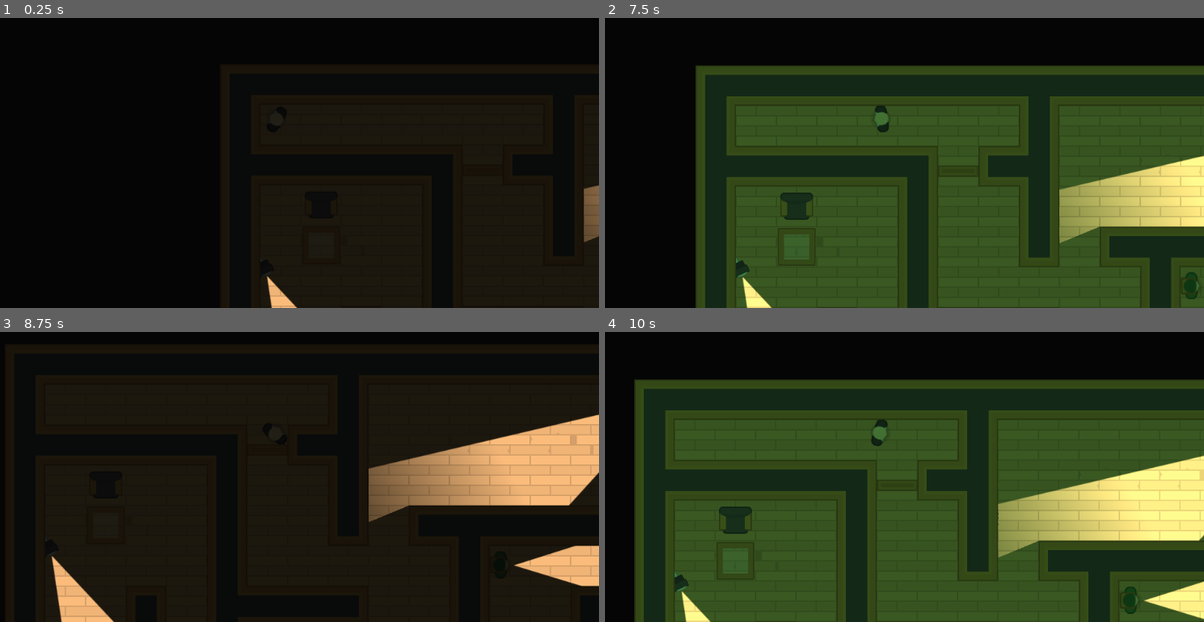
Above: before the commit, frames 1-4 (two rows, left to right).
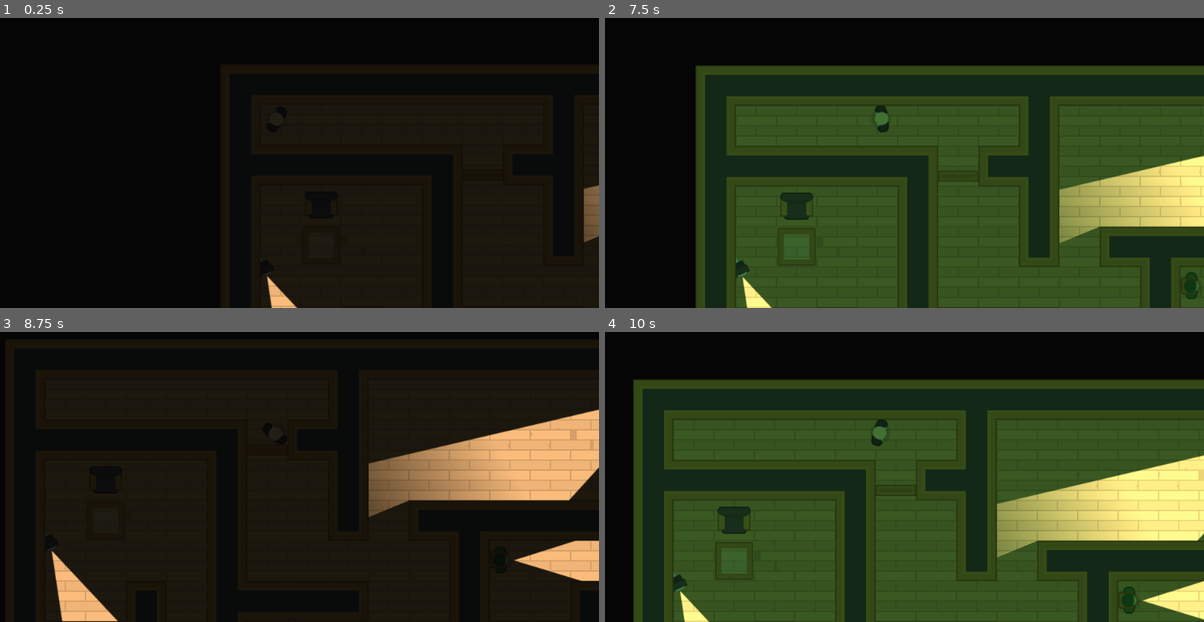
Above: after the commit, the same moments.

Repository: bruhify32/SpyTheGame
Game: Godot game, scene res://Levels/Level1.tscn
The game is run twice, just before and just after one commit, with the same random seed, the same clock (stepped at 60 frames per second) and the same inputs. This scene is started directly instead of the project's main scene.
Inputs (mouse positions are in pixels of both pictures, inside the frame that each line leads up to):
- Up to frame 1 (0.25 s): no input
- Up to frame 2 (7.5 s): tap Enter at 0.5 s; move the mouse to (1090, 168) at 0.52 s; hold D (move_right) 0.53-1.28 s; tap Space (torch_vision_mode) at 0.6, 1.35, 2.1, 2.85, 3.6, 4.35, 5.1, 5.75, 5.85, 6.6, 7.35 s; click (1090, 168) at 0.67 s; move the mouse to (748, 136) at 1.27 s; hold S (move_down) 1.28-2.03 s; move the mouse to (946, 35) at 2.02 s; hold D (move_right) 2.03-2.78 s; move the mouse to (850, 194) at 2.77 s; hold W (move_up) 2.78-3.53 s; click (850, 194) at 2.92 s; move the mouse to (1072, 174) at 3.52 s; hold A (move_left) 3.53-5.03 s; move the mouse to (688, 61) at 4.27 s; move the mouse to (910, 119) at 5.02 s; hold S (move_down) 5.03-5.78 s; click (910, 119) at 5.17 s; move the mouse to (784, 23) at 5.77 s; hold D (move_right) 5.78-6.53 s; move the mouse to (1024, 99) at 6.52 s; hold W (move_up) 6.53-7.28 s; move the mouse to (748, 136) at 7.27 s; hold D (move_right) from 7.28 s (still down); click (748, 136) at 7.42 s
- Up to frame 3 (8.75 s): move the mouse to (341, 349) at 8.02 s; release D (move_right) at 8.03 s; hold S (move_down) from 8.03 s (still down); tap Space (torch_vision_mode) at 8.1 s
- Up to frame 4 (10 s): tap Enter at 8.75 s; move the mouse to (850, 508) at 8.77 s; release S (move_down) at 8.78 s; hold A (move_left) 8.78-9.53 s; tap Space (torch_vision_mode) at 8.85, 9.5, 9.6 s; move the mouse to (1072, 488) at 9.52 s; hold W (move_up) from 9.53 s (still down); click (1072, 488) at 9.67 s

The runs differ from the first frame. In frame 2, less than 0.1% of the frame differs, in the area x 55-63%, y 51-57%; in frame 3, 3.9%, in the area x 7-100%, y 26-100%; in frame 4, 1.9%.
Error in both runs: Invalid get index '0' (on base: 'Array'). (res://Character/guard.gd:24)

Commit message:
some polish on the door lock system.

Diff:
--- a/Levels/Door.tscn
+++ b/Levels/Door.tscn
@@ -12,7 +12,7 @@
 extents = Vector2( 32, 10 )
 
 [sub_resource type="OccluderPolygon2D" id=5]
-closed = false
+cull_mode = 1
 polygon = PoolVector2Array( -32, -8, 32, -8, 32, 8, -32, 8, -32, -8 )
 
 [sub_resource type="Animation" id=4]
--- a/Levels/Level1.tscn
+++ b/Levels/Level1.tscn
@@ -61,7 +61,7 @@
 rotation = 3.64275
 
 [node name="Door" parent="Doors" index="0" instance=ExtResource( 4 )]
-position = Vector2( 416, 168 )
+position = Vector2( 416, 176 )
 
 [node name="Door5" parent="Doors" index="1" instance=ExtResource( 4 )]
 position = Vector2( 1176, 736 )
--- a/UI/Numpad.gd
+++ b/UI/Numpad.gd
@@ -6,9 +6,12 @@
 onready var status_light : TextureRect = $NinePatchRect/VBoxContainer/ButtonContainer/GridContainer/StatusLight;
 onready var grid_container : GridContainer = $NinePatchRect/VBoxContainer/ButtonContainer/GridContainer;
 onready var audi_stream_player : AudioStreamPlayer2D = $AudioStreamPlayer2D;
+onready var timer : Timer = $Timer;
 
 onready var enter_audio = load("res://SFX/twoTone1.ogg");
 onready var ok_audio = load("res://SFX/twoTOne2.ogg");
+onready var red_dot_texture = load("res://GFX/Interface/PNG/dotRed.png");
+onready var green_dot_texture =  load("res://GFX/Interface/PNG/dotGreen.png");
 
 signal combination_correct;
 
@@ -31,8 +34,8 @@
     if guess == combination:
         audi_stream_player.stream = ok_audio;
         audi_stream_player.play();
-        emit_signal("combination_correct");
-        reset_lock();
+        status_light.texture = green_dot_texture;
+        timer.start();
     else:
         reset_lock();
 
@@ -48,5 +51,10 @@
         check_guess();
 
 func reset_lock():
+    status_light.texture = red_dot_texture;
     display.text = "";
     guess.clear();
+
+func _on_Timer_timeout():
+    emit_signal("combination_correct");
+    reset_lock();
--- a/UI/Numpad.tscn
+++ b/UI/Numpad.tscn
@@ -214,3 +214,8 @@
 text = "OK"
 
 [node name="AudioStreamPlayer2D" type="AudioStreamPlayer2D" parent="."]
+
+[node name="Timer" type="Timer" parent="."]
+one_shot = true
+
+[connection signal="timeout" from="Timer" to="." method="_on_Timer_timeout"]
